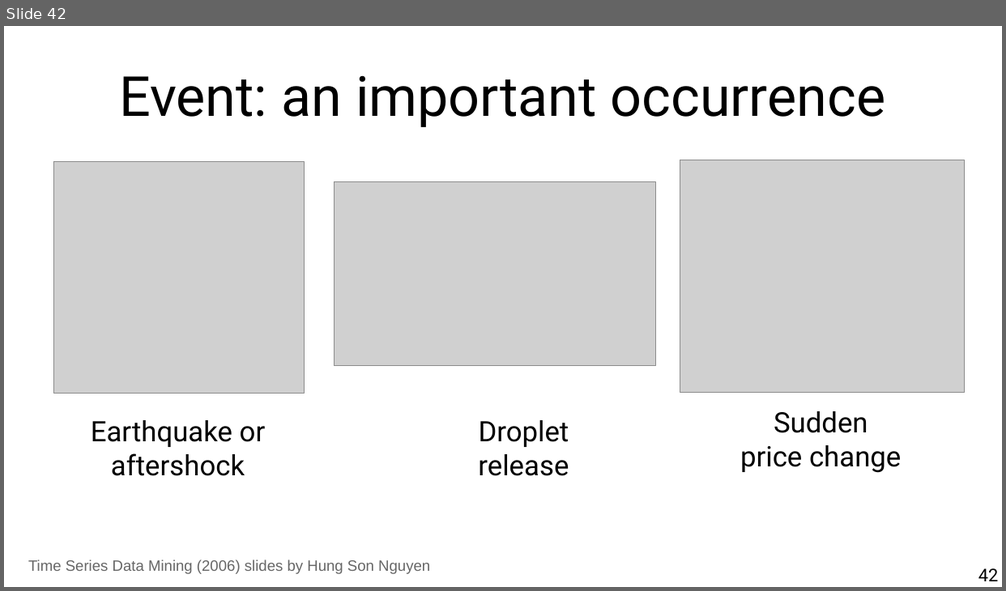
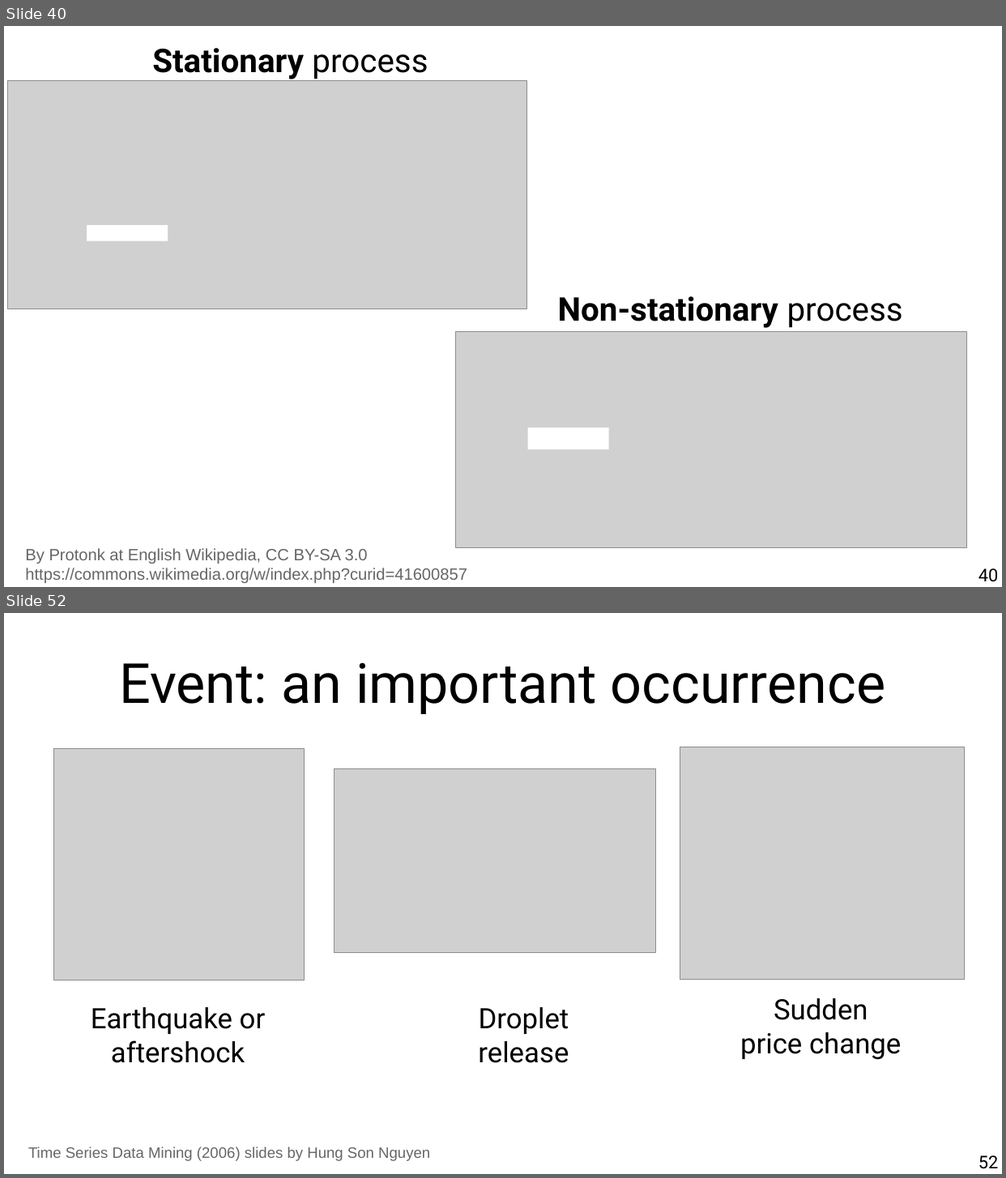
Before and after one commit to chatox/data-mining-course, a slide deck: theory/tt11_time_series.odp. Shown one above the other, each under a label of ours: slide 42 before the commit, slides 40 and 52 after it; the slides between them are not shown. The pictures are 1006x591 and 1006x1178 pixels, drawn with LibreOffice and Linux fonts; fonts in the diff are those of the drawing; grey boxes stand for pictures. Boxes give left, top, right and bottom in pixels: in the first picture for what was removed or moved away, otherwise in the second. Text is boxed around its words. In the diff, an @@ line names an element or a change of style, - is before the commit and + after.

```diff
--- a/theory/tt11_time_series.odp
+++ b/theory/tt11_time_series.odp
@@ slide 40 added at <box>4,26,1002,587</box>, background #FFFFFF @@
@@ title added at <box>152,48,428,79</box>, 26 pt, text #000000, bold @@
+Stationary process
@@ picture added at <box>7,80,526,310</box> @@
@@ rectangle added at <box>87,225,167,241</box>, fill #FFFFFF @@
@@ title added at <box>558,297,903,328</box>, 26 pt, text #000000, bold @@
+Non-stationary process
@@ picture added at <box>456,332,968,548</box> @@
@@ rectangle added at <box>528,428,609,450</box>, fill #FFFFFF @@
@@ text added at <box>25,548,467,583</box>, 13 pt, text #666666 @@
+By Protonk at English Wikipedia, CC BY-SA 3.0
+https://commons.wikimedia.org/w/index.php?curid=41600857
@@ page number added at <box>978,569,998,582</box>, 14 pt, text #000000 @@
+40
@@ what was slide 42 is now slide 52 @@
@@ page number at <box>978,1156,998,1169</box>: text changed @@
-42
+52
```
Also in this commit, not shown: 6 slides changed, 18 other slides added, 3 slides removed.
